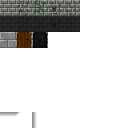
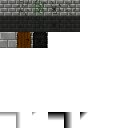
Revision of a layered w=128, h=128 image; what changed, layer by layer:
removed layer "Vložená vrstva" (was 44%) over [16, 112, 37, 128]
painted on "Pozadí" over [16, 112, 88, 128]
